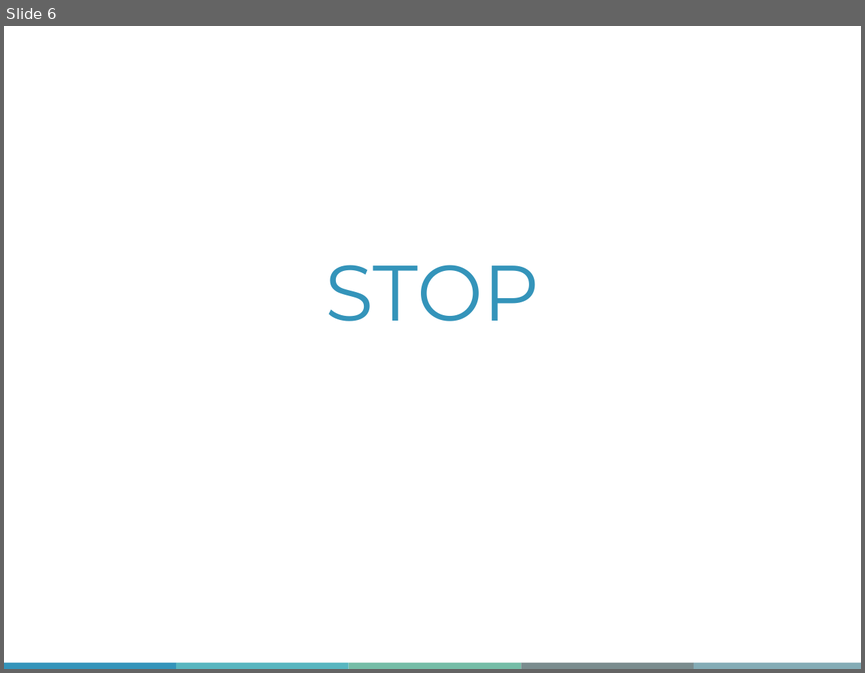
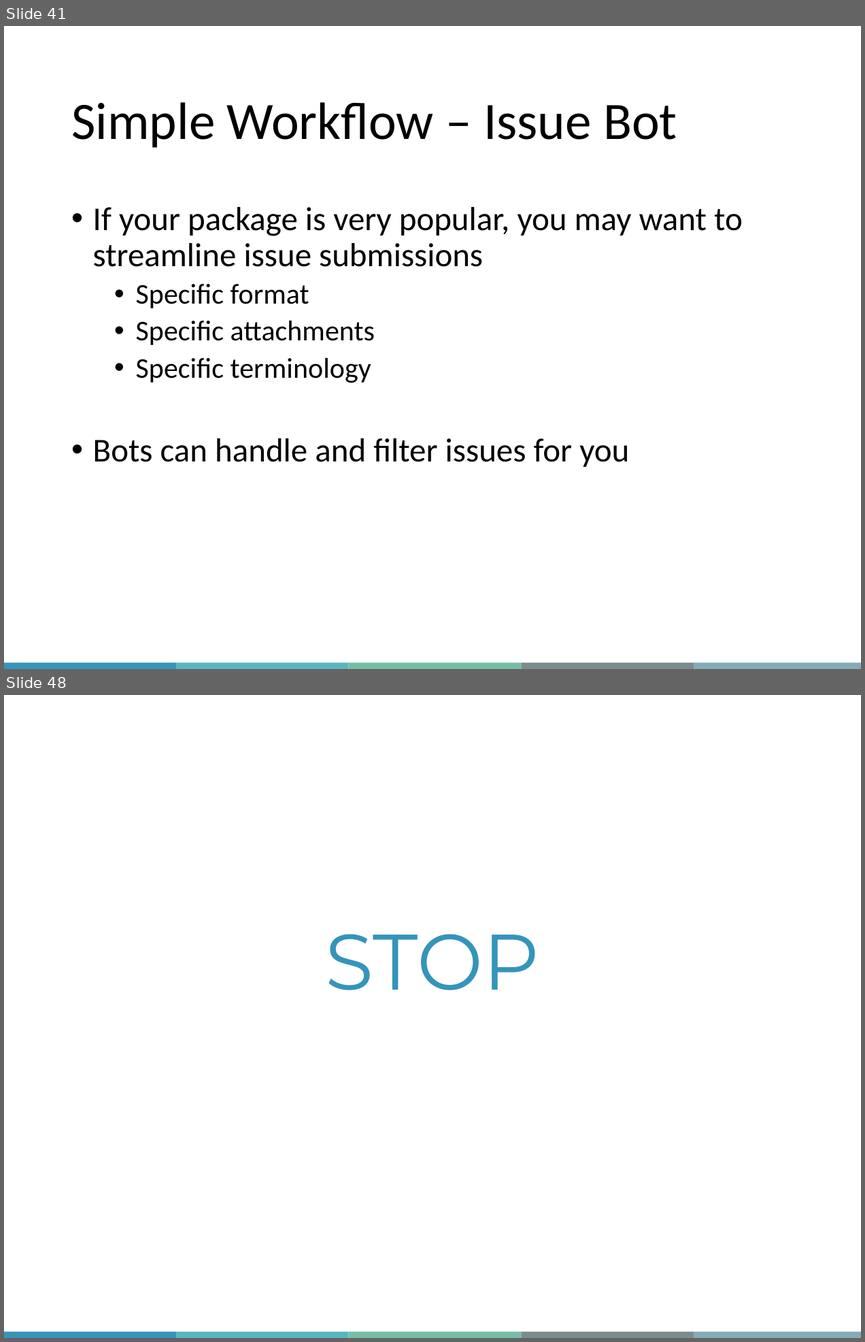
Before and after one commit to QLS-MiCM/RPackageDevelopment, a slide deck: Slides/RPackageDevelopment_Slides.pptx. Shown one above the other, each under a label of ours: slide 6 before the commit, slides 41 and 48 after it; the slides between them are not shown. The pictures are 865x673 and 865x1342 pixels, drawn with LibreOffice and Linux fonts; fonts in the diff are those of the drawing; background and template pictures are left out. Boxes give left, top, right and bottom in pixels: in the first picture for what was removed or moved away, otherwise in the second. Text is boxed around its words. In the diff, an @@ line names an element or a change of style, - is before the commit and + after.

```diff
--- a/Slides/RPackageDevelopment_Slides.pptx
+++ b/Slides/RPackageDevelopment_Slides.pptx
@@ slide 41 added at box(4, 26, 861, 669), background #FFFFFF; not listed: 5 template elements that a slide beside it also shows @@
@@ title added at box(71, 102, 677, 148), 44 pt, text #000000 @@
+Simple Workflow – Issue Bot
@@ text added at box(93, 207, 742, 467), 28 pt, text #000000 @@
+• If your package is very popular, you may want to streamline issue submissions
+  • Specific format
+  • Specific attachments
+  • Specific terminology
+• Bots can handle and filter issues for you
@@ what was slide 6 is now slide 48 @@
```
Also in this commit, not shown: 3 slides changed, 42 other slides added, 1 slide removed.
